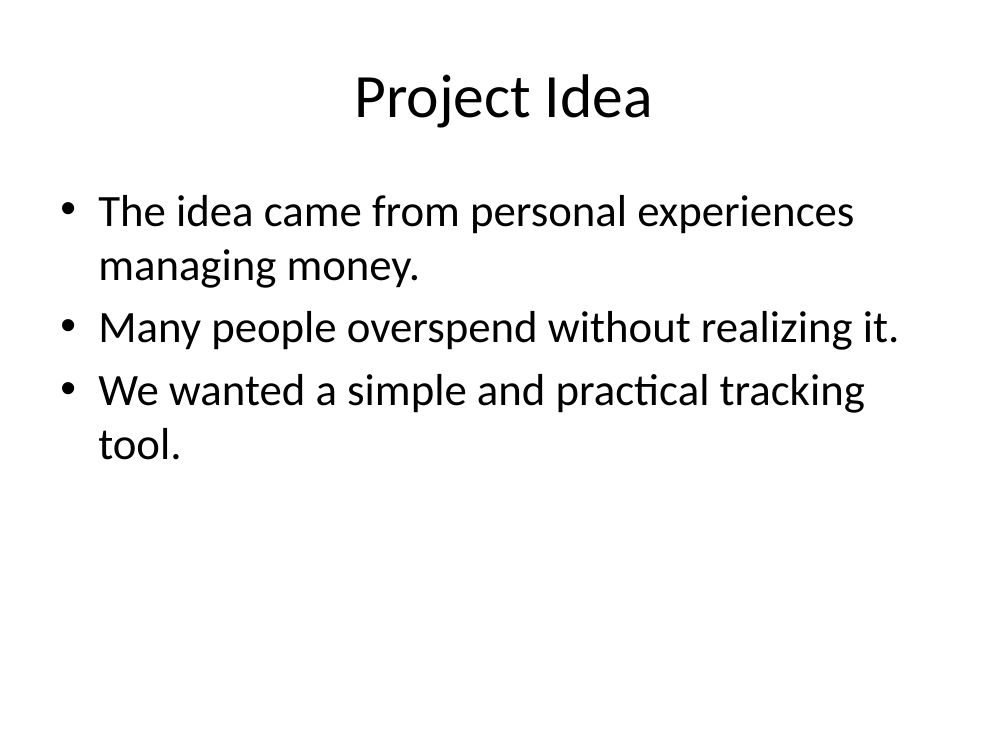
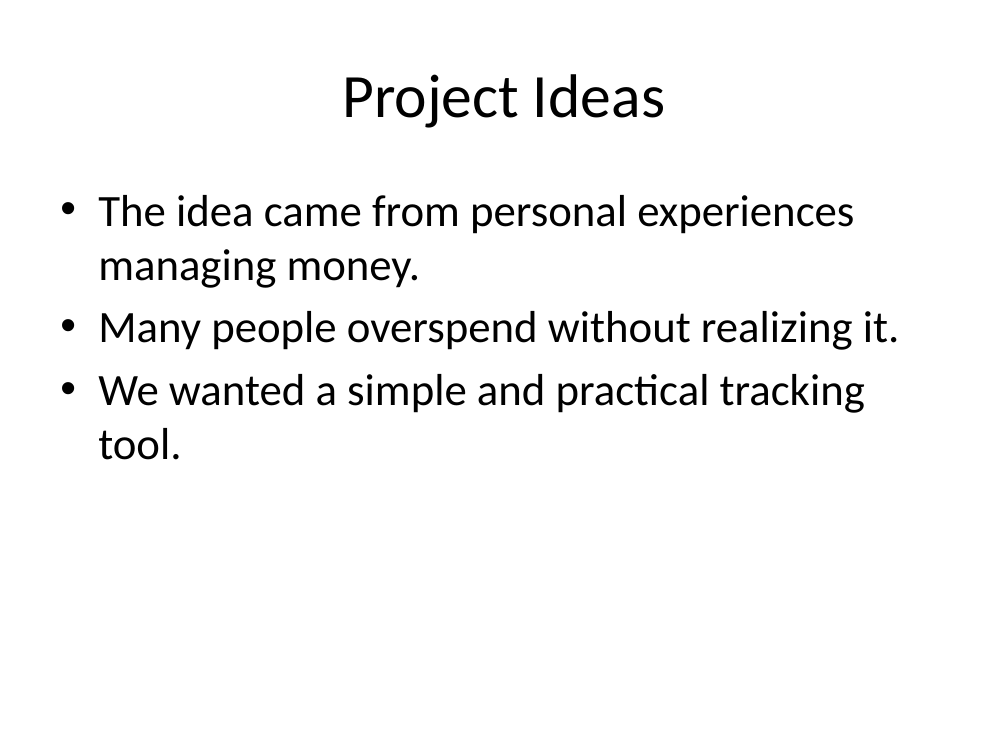
Before and after one commit to Buesse7310/Project-Alex-Roma-Nick-Eva-, a slide deck: slide 3 of docs/phase1/Spending_Habit_Tracker_Phase1.pptx (slide 2 before the commit). Drawn at 1008x756 pixels with LibreOffice and Linux fonts; fonts in the diff are those of the drawing. Boxes give left, top, right and bottom in pixels: in the first picture for what was removed or moved away, otherwise in the second. Text is boxed around its words. In the diff, an @@ line names an element or a change of style, - is before the commit and + after.

Commit message:
Updated powerpoint
Made PowerPoint ideally easier to adjust and fill the decided idea into once we decide the idea.

```diff
--- a/docs/phase1/Spending_Habit_Tracker_Phase1.pptx
+++ b/docs/phase1/Spending_Habit_Tracker_Phase1.pptx
@@ title at <box>342,74,666,128</box>: text changed @@
-Project Idea
+Project Ideas
```
Also in this commit, not shown: 1 other slide changed, 2 slides added.
